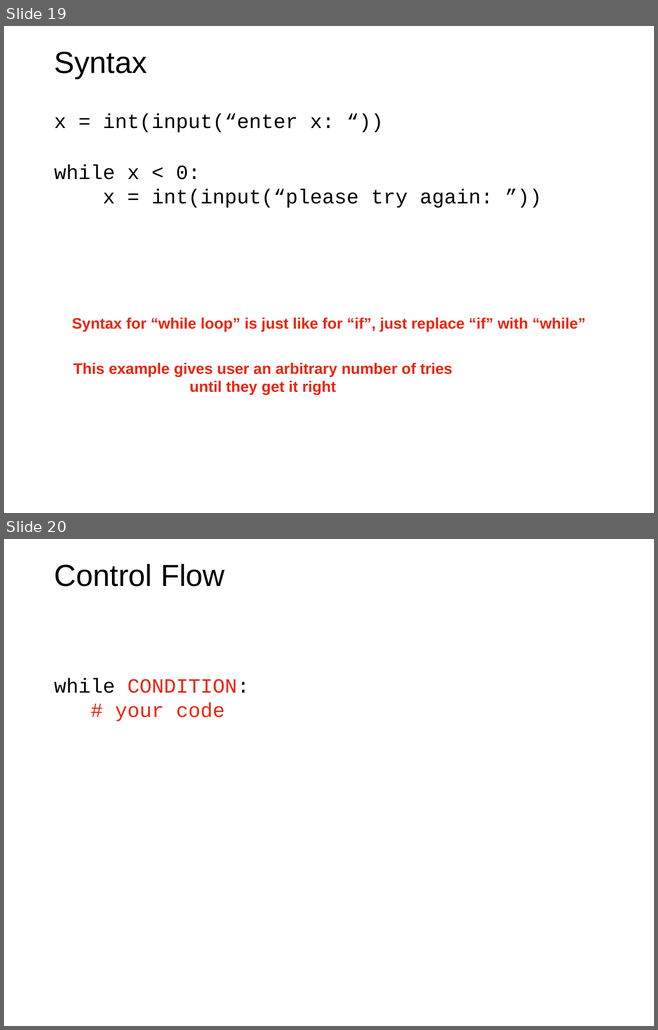
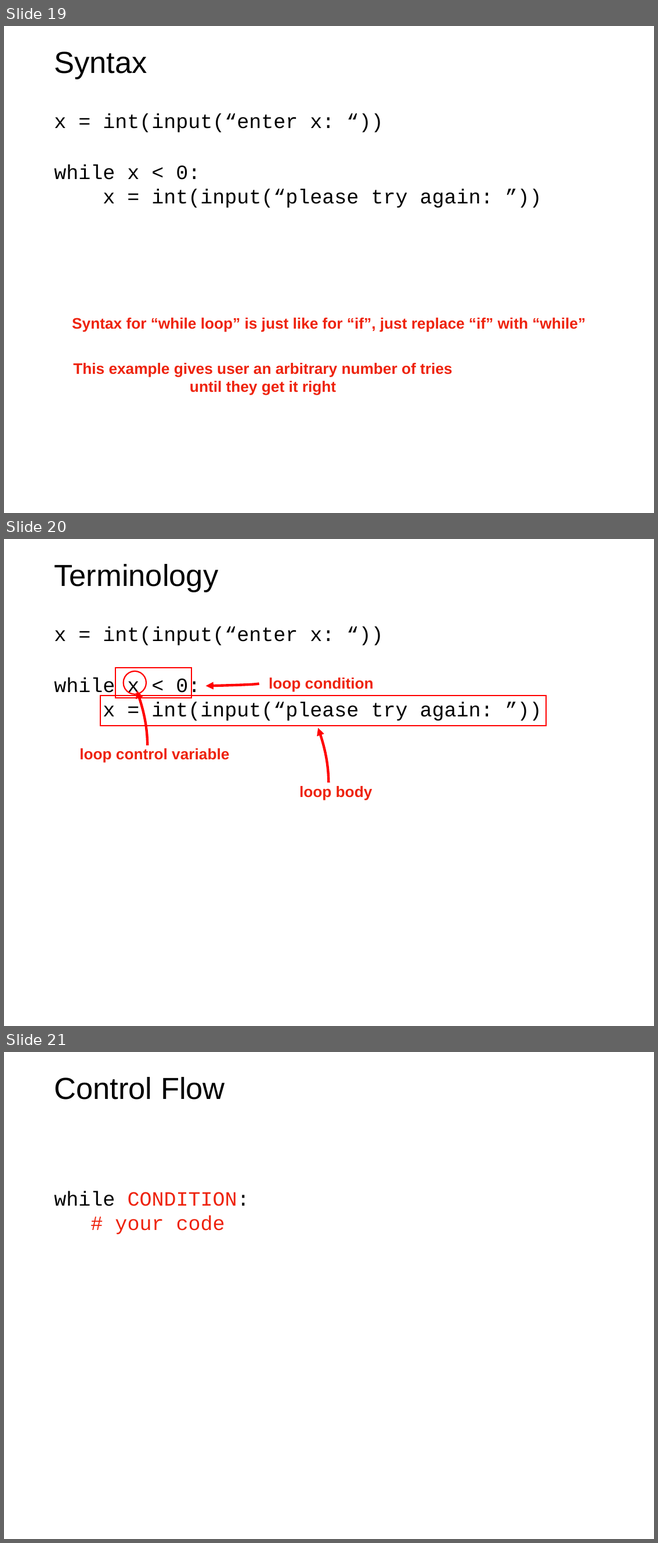
Before and after one commit to tylerharter/caraza-harter-com, a slide deck: tyler/meena/cs220/s22/materials/lecture_ppts/lec_10_S22.ppt. Shown one above the other, each under a label of ours: slides 19 and 20 before the commit, slides 19, 20 and 21 after it. The pictures are 658x1030 and 658x1543 pixels, drawn with LibreOffice and Linux fonts; fonts in the diff are those of the drawing. Boxes give left, top, right and bottom in pixels: in the first picture for what was removed or moved away, otherwise in the second. Text is boxed around its words. In the diff, an @@ line names an element or a change of style, - is before the commit and + after.

```diff
--- a/tyler/meena/cs220/s22/materials/lecture_ppts/lec_10_S22.ppt
+++ b/tyler/meena/cs220/s22/materials/lecture_ppts/lec_10_S22.ppt
@@ slide 20 added at bbox=[4, 539, 654, 1026], background #FFFFFF @@
@@ title added at bbox=[54, 564, 218, 592], 48 pt, text #000000 @@
+Terminology
@@ text added at bbox=[54, 627, 493, 721], 32 pt, text #000000 @@
+x = int(input(“enter x: “))
+  while x < 0:
+  x = int(input(“please try again: ”))
@@ rectangle added at bbox=[115, 667, 192, 698], outline #FF0000 2.01 pt @@
@@ ellipse added at bbox=[123, 671, 146, 694], outline #FF0000 2.01 pt @@
@@ text added at bbox=[268, 678, 373, 692], 24 pt, text #EE220C, bold @@
+loop condition
@@ freeform shape added at bbox=[137, 690, 147, 745], outline #FF0000 4 pt @@
@@ freeform shape added at bbox=[205, 684, 259, 686], outline #FF0000 4 pt @@
@@ rectangle added at bbox=[100, 696, 546, 726], outline #FF0000 2.01 pt @@
@@ freeform shape added at bbox=[318, 728, 328, 783], outline #FF0000 4 pt @@
@@ text added at bbox=[79, 748, 229, 763], 24 pt, text #EE220C, bold @@
+loop control variable
@@ text added at bbox=[299, 786, 372, 800], 24 pt, text #EE220C, bold @@
+loop body
@@ what was slide 20 is now slide 21 @@
```
Also in this commit, not shown: 1 slide changed, 4 other files.
